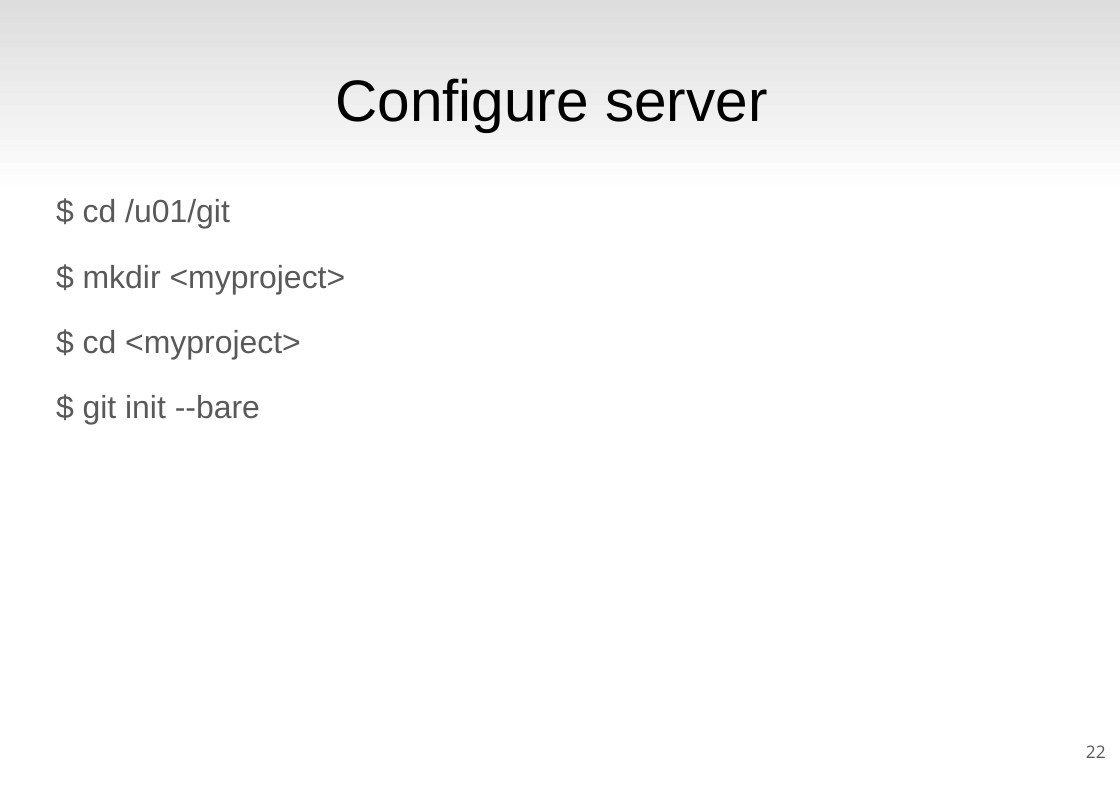
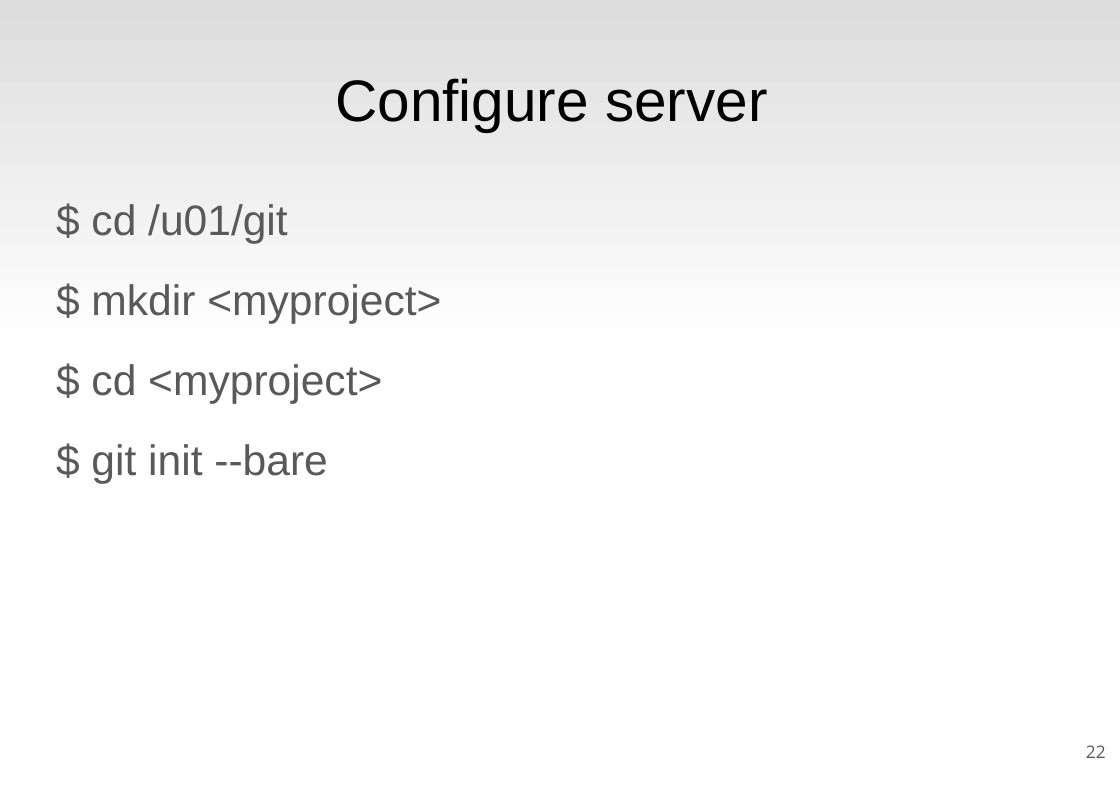
Before and after one commit to rickvek/Workshop-GIT, a slide deck: slide 22 of Git-Workshop.odp. Drawn at 1120x792 pixels with LibreOffice and Linux fonts; fonts in the diff are those of the drawing. Boxes give left, top, right and bottom in pixels: in the first picture for what was removed or moved away, otherwise in the second. Text is boxed around its words. In the diff, an @@ line names an element or a change of style, - is before the commit and + after.

```diff
--- a/Git-Workshop.odp
+++ b/Git-Workshop.odp
@@ text "$ cd /u01/git" at [91, 204, 441, 484]: size 24 to 32 pt @@
```
Also in this commit, not shown: 9 other slides changed, 1 other file.
